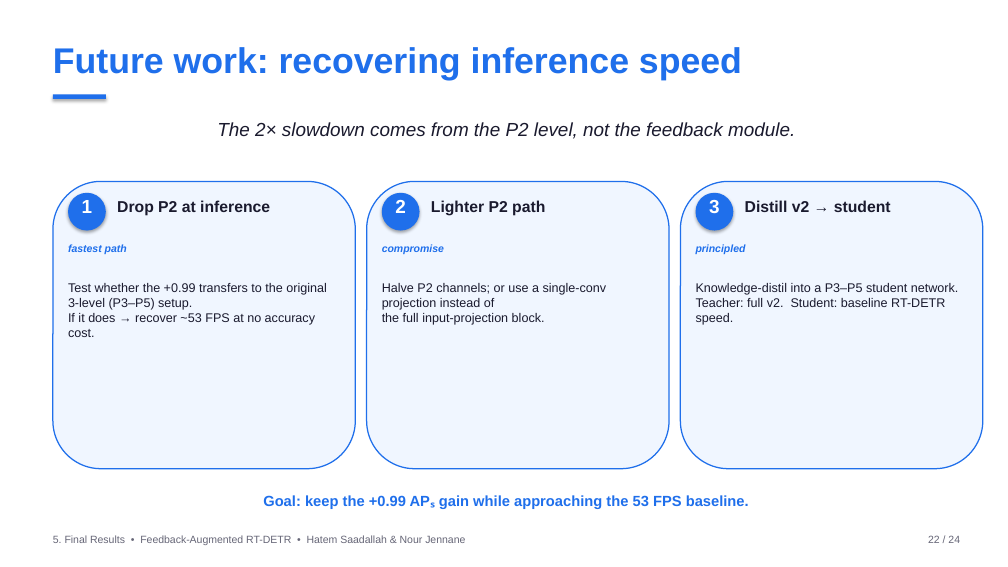
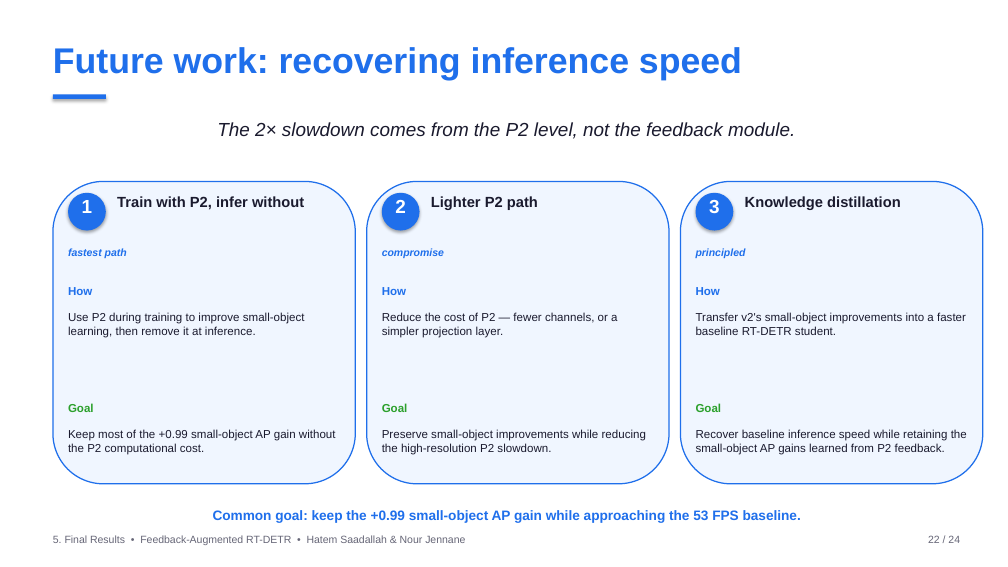
Before and after one commit to HatemSaadallah/feedback-augmented-rtdetr, a slide deck: slide 22 of presentation/feedback_rtdetr_presentation.pptx. Drawn at 1008x567 pixels with LibreOffice and Linux fonts; fonts in the diff are those of the drawing. Boxes give left, top, right and bottom in pixels: in the first picture for what was removed or moved away, otherwise in the second. Text is boxed around its words. In the diff, an @@ line names an element or a change of style, - is before the commit and + after.

Commit message:
fix(presentation): real subscripts via XML + redesign math slides without arrows
Subscripts on slides previously used Unicode characters (APₛ, APₗ).
PowerPoint with Helvetica substitutes the font and renders these as
empty boxes on many systems. Replaced every such usage with run-level
XML baseline shift via a new add_runs() helper — font-independent.

Math slides redesigned: dropped the arrow-to-variable annotations
(positions were not landing on the right symbols) in favor of a
center-equation + colored Q/K/V (or m/g/t) cards layout. The card
colors match what the equation symbols carry visually, and there is
no fragile pixel-targeting of arrows.

Future-work slide rewritten with explicit How / Goal lines per
direction (training-only P2, lighter P2, distillation), matching
the refined framing in the paper's Limitations section.

```diff
--- a/presentation/feedback_rtdetr_presentation.pptx
+++ b/presentation/feedback_rtdetr_presentation.pptx
@@ rounded rectangle: place and size @@
-rounded rectangle at [53,181,355,469]
+rounded rectangle at [53,181,355,484]
@@ text at [117,196,304,210]: text changed; size 15 to 14 pt @@
-Drop P2 at inference
+Train with P2, infer without
@@ rounded rectangle: place and size @@
-rounded rectangle at [367,181,669,469]
+rounded rectangle at [367,181,669,484]
@@ text "Lighter P2 path" at [431,196,538,210]: size 15 to 14 pt @@
@@ rounded rectangle: place and size @@
-rounded rectangle at [681,181,983,469]
+rounded rectangle at [681,181,983,484]
@@ text removed at [745,200,891,212] @@
-Distill v2 → student
@@ text added at [745,196,901,210], 14 pt, text #1A1A2E, bold @@
+Knowledge distillation
@@ 3 texts: place and size @@
-3 texts at [68,244,746,254]
+3 texts at [68,248,746,258]
@@ text removed at [68,283,327,337] @@
-Test whether the +0.99 transfers to the original 3-level (P3–P5) setup.
-If it does → recover ~53 FPS at no accuracy cost.
@@ text added at [68,287,92,295], 11 pt, text #1F6FEB, bold @@
+How
@@ text added at [382,287,406,295], 11 pt, text #1F6FEB, bold @@
+How
@@ text added at [696,287,720,295], 11 pt, text #1F6FEB, bold @@
+How
@@ text added at [68,312,305,338], 11 pt, text #1A1A2E @@
+Use P2 during training to improve small-object learning, then remove it at inference.
@@ text at [382,312,617,338]: text changed; size 12 to 11 pt @@
-Halve P2 channels; or use a single-conv projection instead of
-the full input-projection block.
+Reduce the cost of P2 — fewer channels, or a simpler projection layer.
@@ text at [696,312,966,335]: text changed; size 12 to 11 pt @@
-Knowledge-distil into a P3–P5 student network.
-Teacher: full v2. Student: baseline RT-DETR speed.
+Transfer v2's small-object improvements into a faster baseline RT-DETR student.
@@ text added at [68,403,94,412], 11 pt, text #2CA02C, bold @@
+Goal
@@ text added at [382,403,408,412], 11 pt, text #2CA02C, bold @@
+Goal
@@ text added at [696,403,722,412], 11 pt, text #2CA02C, bold @@
+Goal
@@ text added at [68,429,336,455], 11 pt, text #1A1A2E @@
+Keep most of the +0.99 small-object AP gain without the P2 computational cost.
@@ text added at [382,429,646,455], 11 pt, text #1A1A2E @@
+Preserve small-object improvements while reducing the high-resolution P2 slowdown.
@@ text added at [696,429,967,455], 11 pt, text #1A1A2E @@
+Recover baseline inference speed while retaining the small-object AP gains learned from P2 feedback.
@@ text at [213,510,801,523]: text changed; size 14 to 13 pt @@
-Goal: keep the +0.99 APₛ gain while approaching the 53 FPS baseline.
+Common goal: keep the +0.99 small-object AP gain while approaching the 53 FPS baseline.
```
Also in this commit, not shown: 8 other slides changed, 3 other files.
